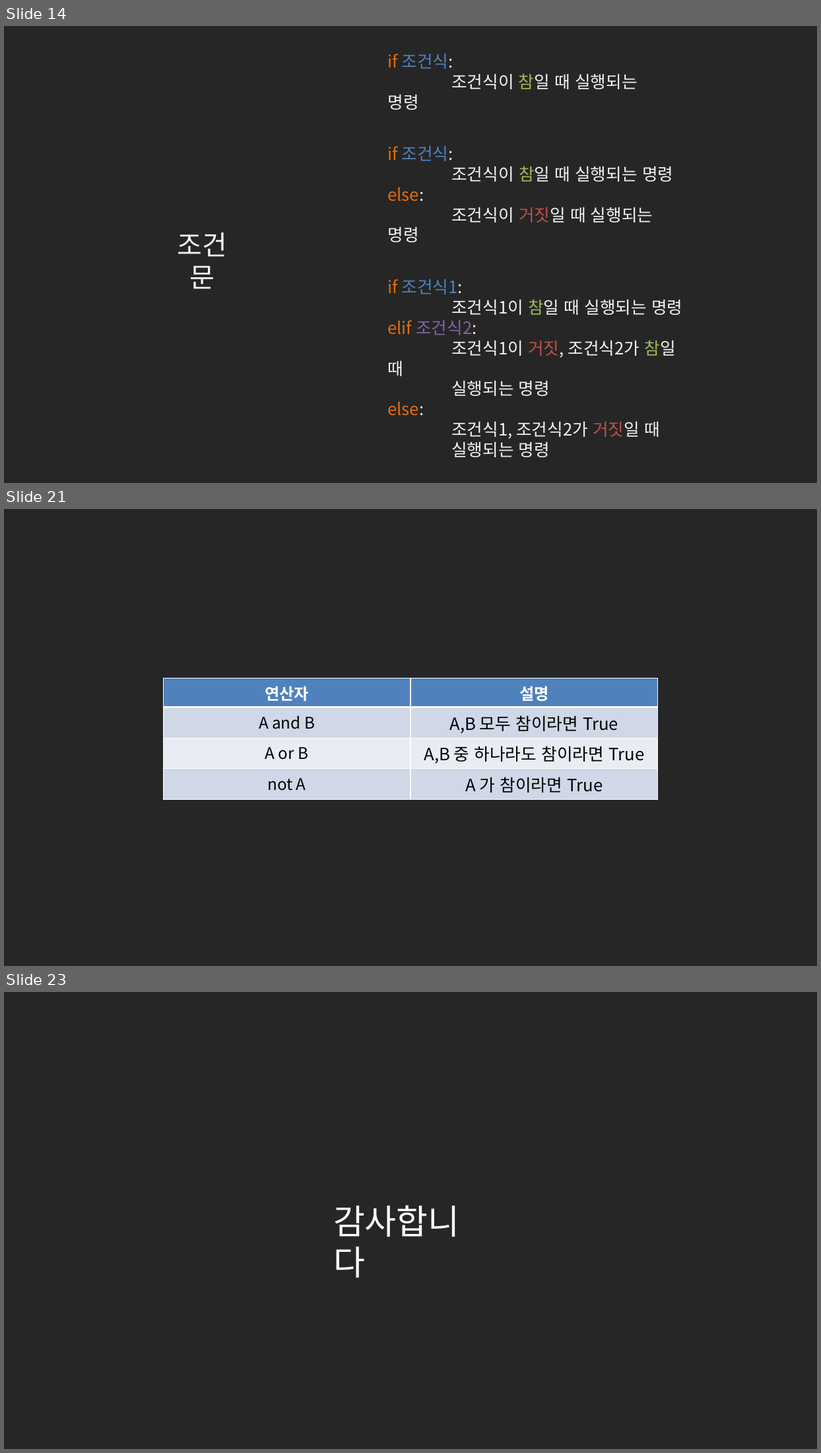
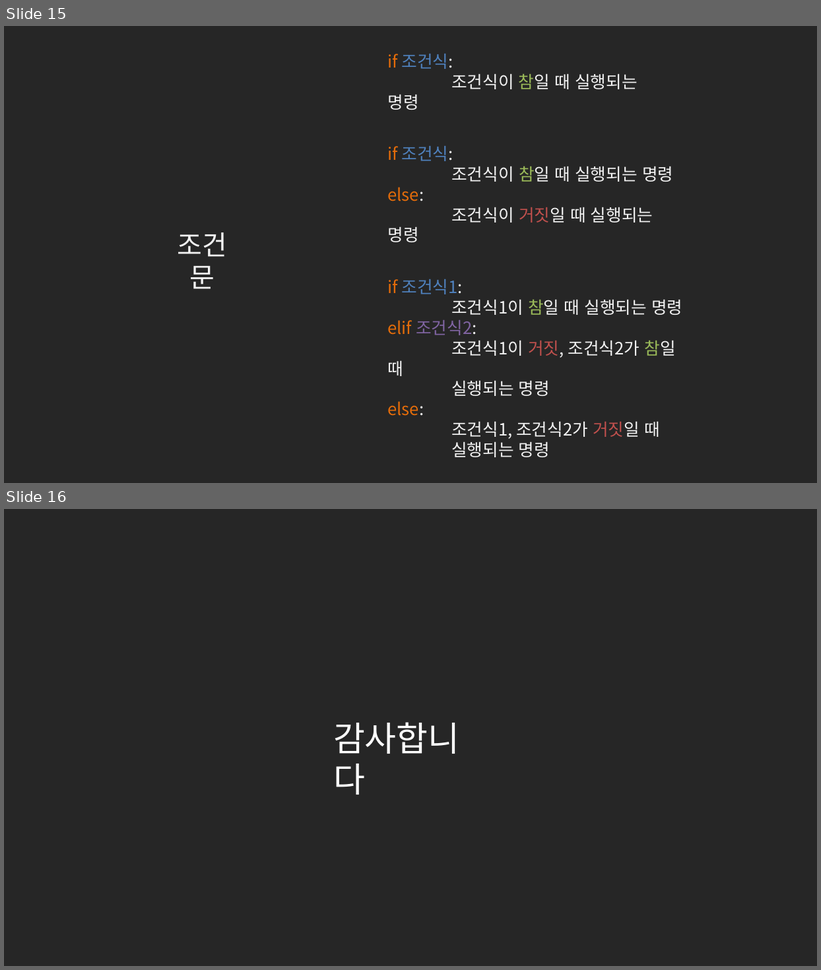
Before and after one commit to kwonkijun/python, a slide deck: 파이썬기초(PPT)/NEW_2021버전/파이썬 기초 6강_조건문.pptx. Shown one above the other, each under a label of ours: slides 14, 21 and 23 before the commit, slides 15 and 16 after it; the slides between them are not shown. The pictures are 821x1453 and 821x970 pixels, drawn with LibreOffice and Linux fonts; fonts in the diff are those of the drawing. Boxes give left, top, right and bottom in pixels: in the first picture for what was removed or moved away, otherwise in the second. Text is boxed around its words. In the diff, an @@ line names an element or a change of style, - is before the commit and + after.

```diff
--- a/파이썬기초(PPT)/NEW_2021버전/파이썬 기초 6강_조건문.pptx
+++ b/파이썬기초(PPT)/NEW_2021버전/파이썬 기초 6강_조건문.pptx
@@ slide 21 removed at [4,509,817,966], background #262626 @@
@@ table removed at [163,678,659,797], 4 rows, 2 columns @@
-연산자 | 설명
-A and B | A,B 모두 참이라면 True
-A or B | A,B 중 하나라도 참이라면 True
-not A | A 가 참이라면 True
@@ what was slide 14 is now slide 15 @@
@@ what was slide 23 is now slide 16 @@
```
Also in this commit, not shown: 1 slide changed, 1 slide added, 7 other slides removed, 5 other files.
